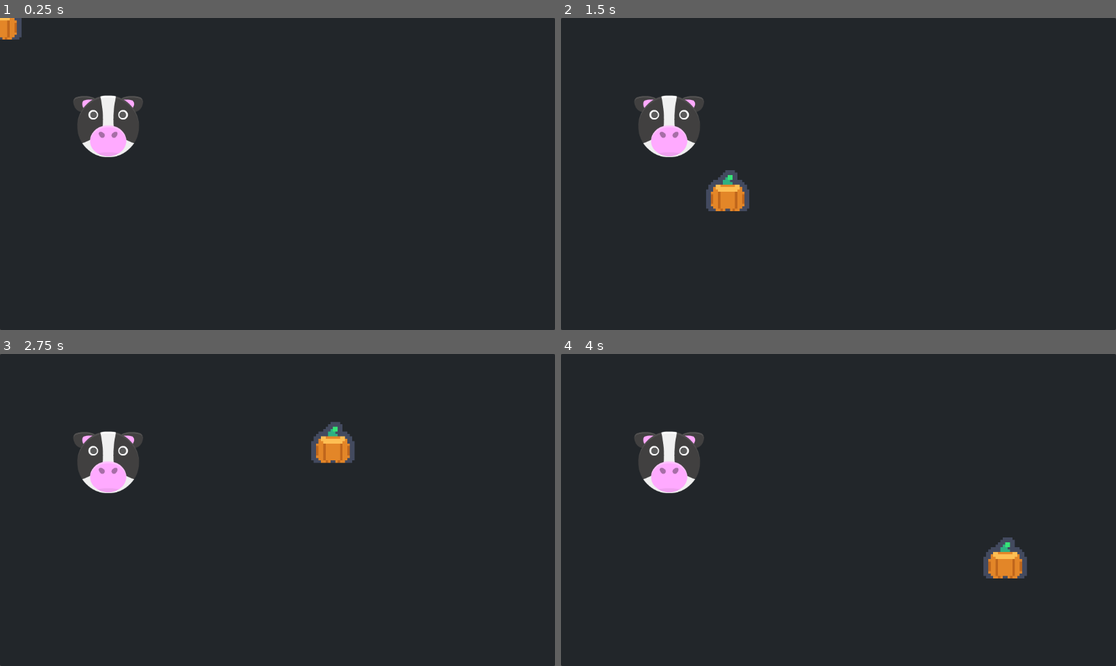
Above: before the commit, frames 1-4 (two rows, left to right).
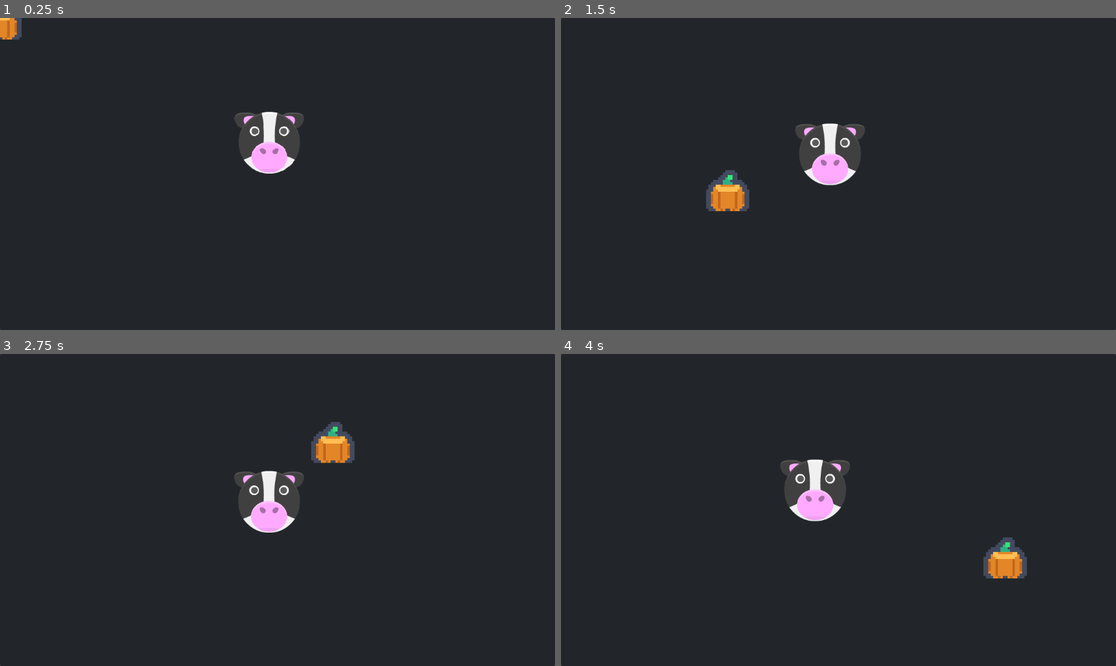
Above: after the commit, the same moments.

Repository: goessm/magic-poop
Game: Godot game, scene res://FarmScene/farm_scene.tscn
Same seed, same stepped clock (60 frames per second), same inputs: the game is played once before the commit and once after it.
Inputs (mouse positions are in pixels of both pictures, inside the frame that each line leads up to):
- Up to frame 1 (0.25 s): no input
- Up to frame 2 (1.5 s): tap Enter at 0.5 s; move the mouse to (960, 158) at 0.52 s; move the mouse to (727, 189) at 1.27 s
- Up to frame 3 (2.75 s): move the mouse to (333, 441) at 2.02 s
- Up to frame 4 (4 s): tap Space at 2.75 s; move the mouse to (810, 572) at 2.77 s; move the mouse to (1005, 556) at 3.52 s

The runs differ from the first frame. In frame 1, 3.9% of the frame differs, in the area x 13-55%, y 24-50%; in frame 2, 3.9%; in frame 3, 3.9%, in the area x 13-55%, y 24-58%; in frame 4, 3.9%.

Commit message:
Added WanderBehaviour for animals

Diff:
--- a/FarmScene/Animals/Cow/cow.gd
+++ b/FarmScene/Animals/Cow/cow.gd
@@ -1,11 +1,8 @@
+class_name Cow
+
 extends Node2D
 
+var allow_to_be_moved := true
 
-# Called when the node enters the scene tree for the first time.
-func _ready():
-	pass # Replace with function body.
-
-
-# Called every frame. 'delta' is the elapsed time since the previous frame.
-func _process(delta):
-	pass
+func move(direction: Vector2):
+	position += direction
--- a/FarmScene/Animals/Cow/cow.tscn
+++ b/FarmScene/Animals/Cow/cow.tscn
@@ -1,9 +1,12 @@
-[gd_scene load_steps=3 format=3 uid="uid://b0xmlhjr1ckxn"]
+[gd_scene load_steps=5 format=3 uid="uid://b0xmlhjr1ckxn"]
 
+[ext_resource type="Script" path="res://FarmScene/Animals/Cow/cow.gd" id="1_2x5l6"]
 [ext_resource type="Texture2D" uid="uid://cmy5lwalx6dj5" path="res://Assets/Placeholders/Kenney/AnimalPack/PNG/Round/cow.png" id="1_38hto"]
 [ext_resource type="PackedScene" uid="uid://coocu7sf55534" path="res://FarmScene/Animals/FeedArea/feed_area.tscn" id="2_2jqdx"]
+[ext_resource type="PackedScene" uid="uid://cjj45lg0efbq8" path="res://FarmScene/Animals/Movement/WanderBehaviour/wander_behaviour.tscn" id="3_et3fr"]
 
 [node name="Cow" type="Node2D"]
+script = ExtResource("1_2x5l6")
 
 [node name="Sprite2D" type="Sprite2D" parent="."]
 texture = ExtResource("1_38hto")
@@ -11,4 +14,4 @@
 [node name="FeedArea" parent="." instance=ExtResource("2_2jqdx")]
 position = Vector2(0, 50)
 
-[node name="WanderBehaviour" type="Node" parent="."]
+[node name="WanderBehaviour" parent="." instance=ExtResource("3_et3fr")]
--- /dev/null
+++ b/FarmScene/Animals/Movement/WanderBehaviour/wander_behaviour.gd
@@ -0,0 +1,45 @@
+extends Node
+
+const start_moving_chance := 0.3
+const stop_moving_chance := 0.6
+
+@export var speed := 50.0
+
+@onready var parent: Cow = $".."
+
+var goalDirection: Vector2 # the direction I want to wander in
+
+func _process(delta):
+	movement_tick(delta)
+
+func movement_tick(delta):
+	if goalDirection != Vector2.ZERO:
+		move_in_direction(goalDirection, delta)
+
+func move_in_direction(position: Vector2, delta):
+	if "allow_to_be_moved" not in parent:
+		print("Parent of wanderbehaviour is not moveable")
+		return
+
+	if !parent.allow_to_be_moved:
+		return
+
+	parent.move(goalDirection * speed * delta)
+
+
+func find_new_direction():
+	var is_moving = goalDirection != Vector2.ZERO
+
+	if (is_moving && randf() <= stop_moving_chance):
+		# Decide to stop moving
+		print("stopped moving")
+		goalDirection = Vector2.ZERO
+
+	if (!is_moving && randf() <= start_moving_chance):
+		# Decide to start moving
+		print("started moving")
+		goalDirection = Vector2(randf_range(-1, 1), randf_range(-1, 1))
+
+
+func _on_decision_timer_timeout():
+	find_new_direction()
--- /dev/null
+++ b/FarmScene/Animals/Movement/WanderBehaviour/wander_behaviour.tscn
@@ -0,0 +1,11 @@
+[gd_scene load_steps=2 format=3 uid="uid://cjj45lg0efbq8"]
+
+[ext_resource type="Script" path="res://FarmScene/Animals/Movement/WanderBehaviour/wander_behaviour.gd" id="1_gg4uc"]
+
+[node name="WanderBehaviour" type="Node"]
+script = ExtResource("1_gg4uc")
+
+[node name="DecisionTimer" type="Timer" parent="."]
+autostart = true
+
+[connection signal="timeout" from="DecisionTimer" to="." method="_on_decision_timer_timeout"]
--- a/FarmScene/farm_scene.tscn
+++ b/FarmScene/farm_scene.tscn
@@ -1,7 +1,6 @@
-[gd_scene load_steps=4 format=3 uid="uid://d2lwdlovqpyli"]
+[gd_scene load_steps=3 format=3 uid="uid://d2lwdlovqpyli"]
 
 [ext_resource type="PackedScene" uid="uid://b0xmlhjr1ckxn" path="res://FarmScene/Animals/Cow/cow.tscn" id="1_2lqmr"]
-[ext_resource type="Script" path="res://FarmScene/Animals/Cow/cow.gd" id="2_hxhta"]
 [ext_resource type="PackedScene" uid="uid://qfygb7po01f4" path="res://FarmScene/Food/apple.tscn" id="3_rqvr6"]
 
 [node name="FarmScene" type="Node"]
@@ -19,8 +18,7 @@
 
 [node name="Farm" type="Node2D" parent="."]
 
+[node name="apple" parent="Farm" instance=ExtResource("3_rqvr6")]
+
 [node name="Cow" parent="Farm" instance=ExtResource("1_2lqmr")]
-position = Vector2(225, 225)
-script = ExtResource("2_hxhta")
-
-[node name="apple" parent="Farm" instance=ExtResource("3_rqvr6")]
+position = Vector2(559, 259)
